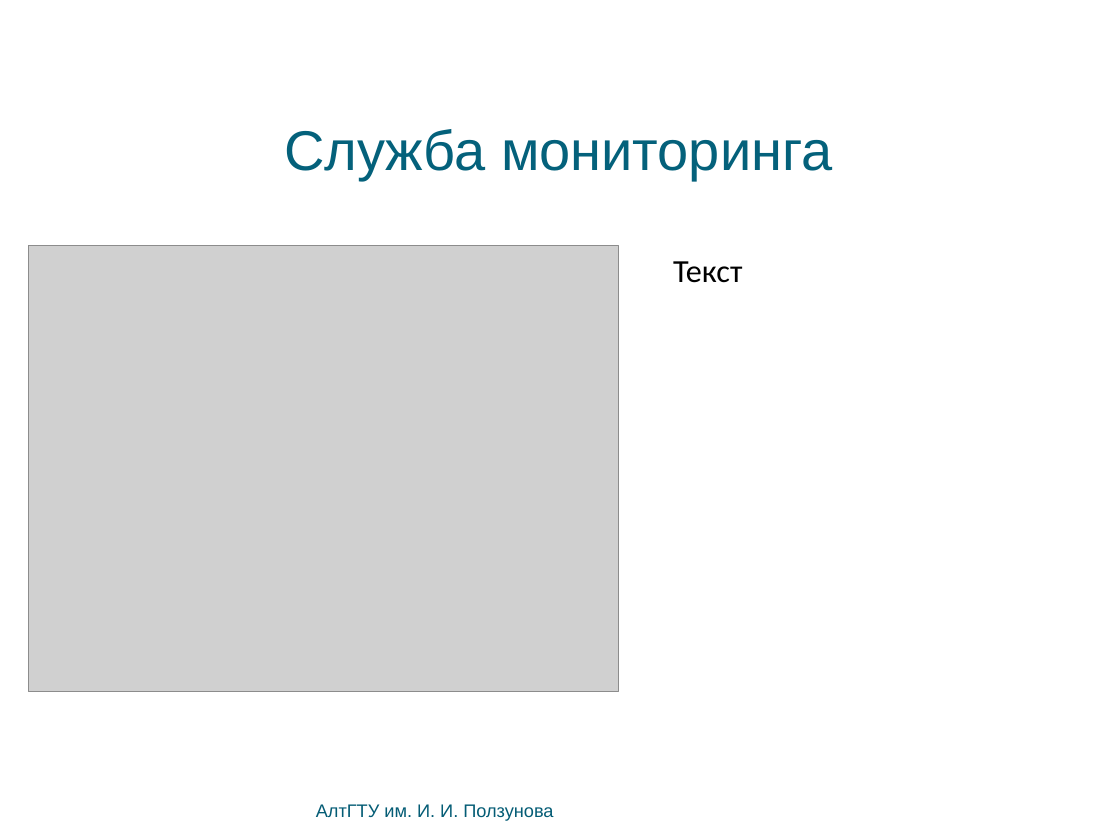
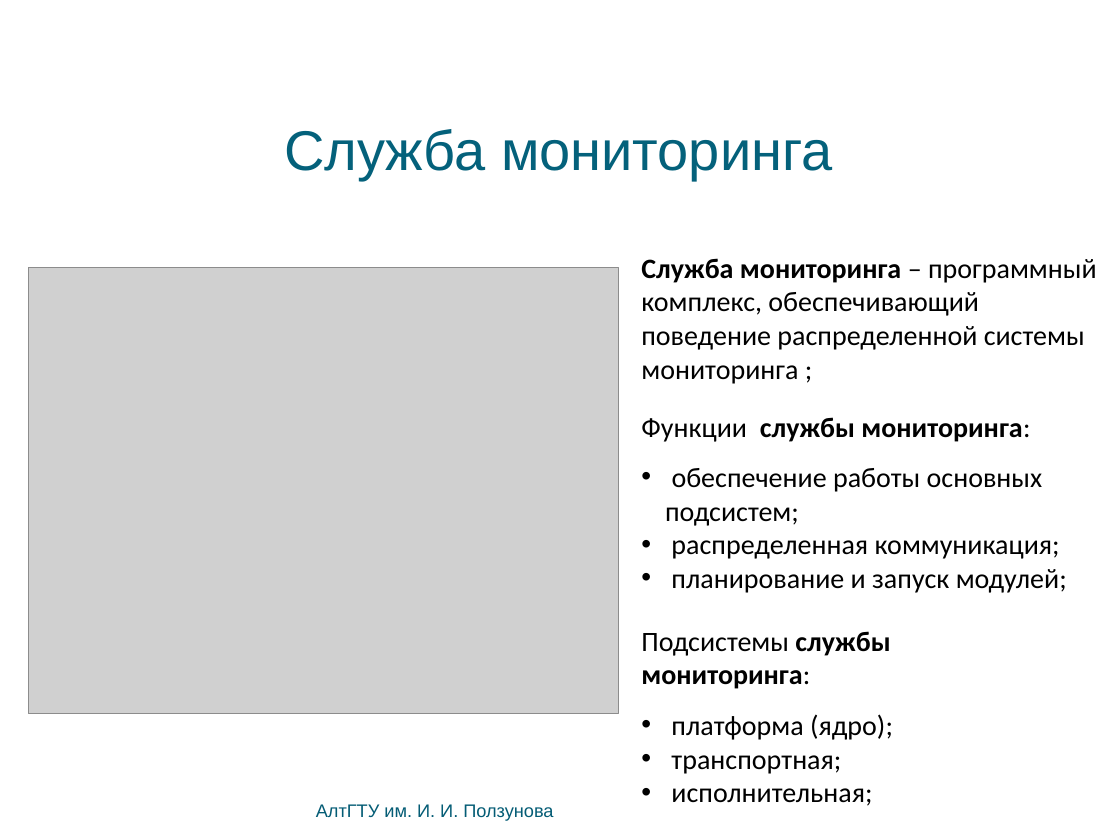
Before and after one commit to bluerain/snoopy, a slide deck: slide 13 of diploma/trunk/ppt/kostyukov.pptx. Drawn at 1120x840 pixels with LibreOffice and Linux fonts; fonts in the diff are those of the drawing; grey boxes stand for pictures; background and template pictures are left out. Boxes give left, top, right and bottom in pixels: in the first picture for what was removed or moved away, otherwise in the second. Text is boxed around its words. In the diff, an @@ line names an element or a change of style, - is before the commit and + after.

```diff
--- a/diploma/trunk/ppt/kostyukov.pptx
+++ b/diploma/trunk/ppt/kostyukov.pptx
@@ picture: place and size @@
-picture at (28,245,618,692)
+picture at (28,267,618,714)
@@ text at (641,258,1097,384): text changed; size 23 to 20 pt @@
-Текст
+Служба мониторинга – программный комплекс, обеспечивающий поведение распределенной системы мониторинга ;
@@ text added at (641,417,1067,593), 20 pt, text #000000 @@
+Функции службы мониторинга:
+• обеспечение работы основных подсистем;
+• распределенная коммуникация;
+• планирование и запуск модулей;
@@ text added at (641,631,893,806), 20 pt, text #000000 @@
+Подсистемы службы мониторинга:
+• платформа (ядро);
+• транспортная;
+• исполнительная;
```
Also in this commit, not shown: 3 other slides changed.
